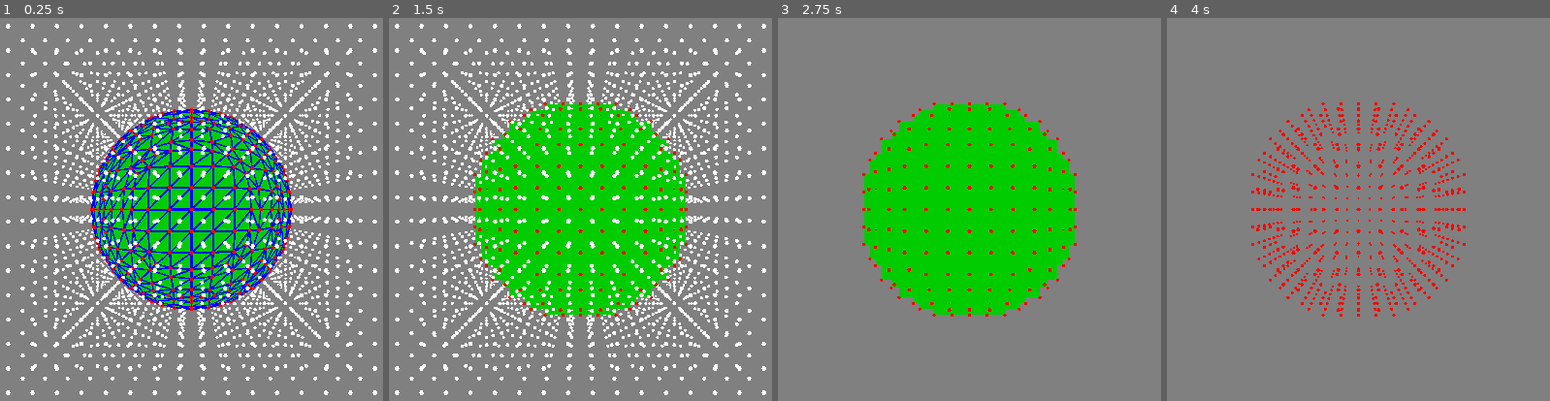
Above: before the commit, frames 1-4 (left to right).
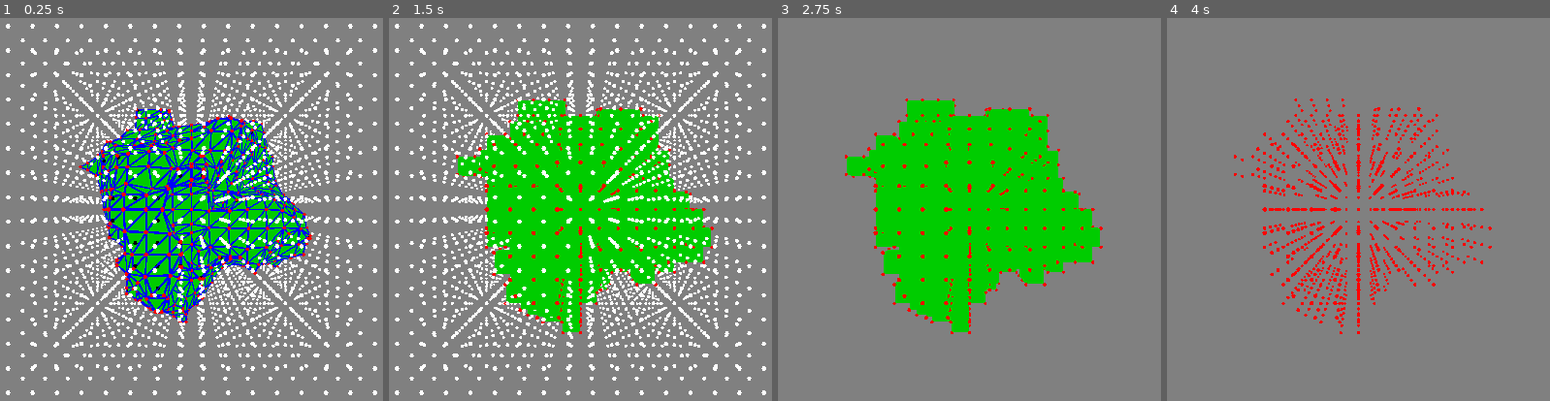
Above: after the commit, the same moments.

Repository: PierreBeur/naive-surface-nets-3d
Game: Godot game, scene res://scenes/main.tscn
Same seed, same stepped clock (60 frames per second), same inputs: the game is played once before the commit and once after it.
Inputs (mouse positions are in pixels of both pictures, inside the frame that each line leads up to):
- Up to frame 1 (0.25 s): no input
- Up to frame 2 (1.5 s): tap Enter at 0.5 s; move the mouse to (752, 186) at 0.52 s; hold 5 (toggle_interpolation) 0.53-1.28 s; click (752, 186) at 0.67 s; tap Space at 1.25 s; move the mouse to (427, 232) at 1.27 s; tap 3 (toggle_show_edges) at 1.35 s; click (427, 232) at 1.42 s
- Up to frame 3 (2.75 s): tap Enter at 2 s; move the mouse to (1046, 113) at 2.02 s; hold 1 (toggle_show_grid_points) from 2.03 s (still down); click (1046, 113) at 2.17 s
- Up to frame 4 (4 s): tap Space at 2.75 s; move the mouse to (1320, 297) at 2.77 s; release 1 (toggle_show_grid_points) at 2.78 s; tap 4 (toggle_show_mesh) at 2.85 s; click (1320, 297) at 2.92 s; tap Enter at 3.5 s; move the mouse to (outside the picture) at 3.52 s; hold 6 (toggle_show_normal_buffer) from 3.53 s (still down); click (outside the picture) at 3.67 s

The runs differ from the first frame. In frame 1, 13% of the frame differs, in the area x 20-82%, y 23-80%; in frame 2, 6.6%; in frame 3, 6.5%; in frame 4, 3.4%.

Commit message:
Update noise function

Diff:
--- a/scripts/main.gd
+++ b/scripts/main.gd
@@ -69,9 +69,12 @@
 var vertices := []
 var edges := []
 
+var noise := FastNoiseLite.new()
+
 
 # Called when the node enters the scene tree for the first time.
 func _ready() -> void:
+	noise.set_frequency(1.0)
 	build()
 	draw()
 
@@ -361,7 +364,11 @@
 
 func get_noise_3dv(v: Vector3) -> float:
 	# Unit sphere signed distance function
-	return v.length() - 1.0
+	if v[v.max_axis_index()] >= bb_extent - cell_size:
+		return 1.0
+	if v[v.min_axis_index()] <= -bb_extent + cell_size:
+		return 1.0
+	return v.length() - 0.8 + noise.get_noise_3dv(v)
 
 
 func get_noise_color_f(f: float) -> Color:
